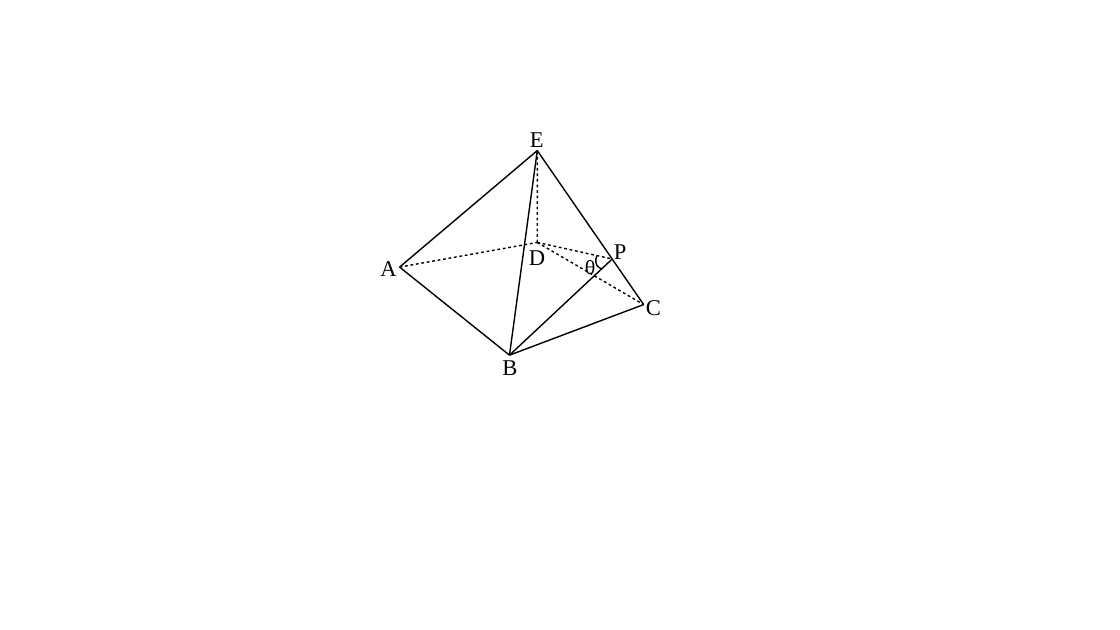
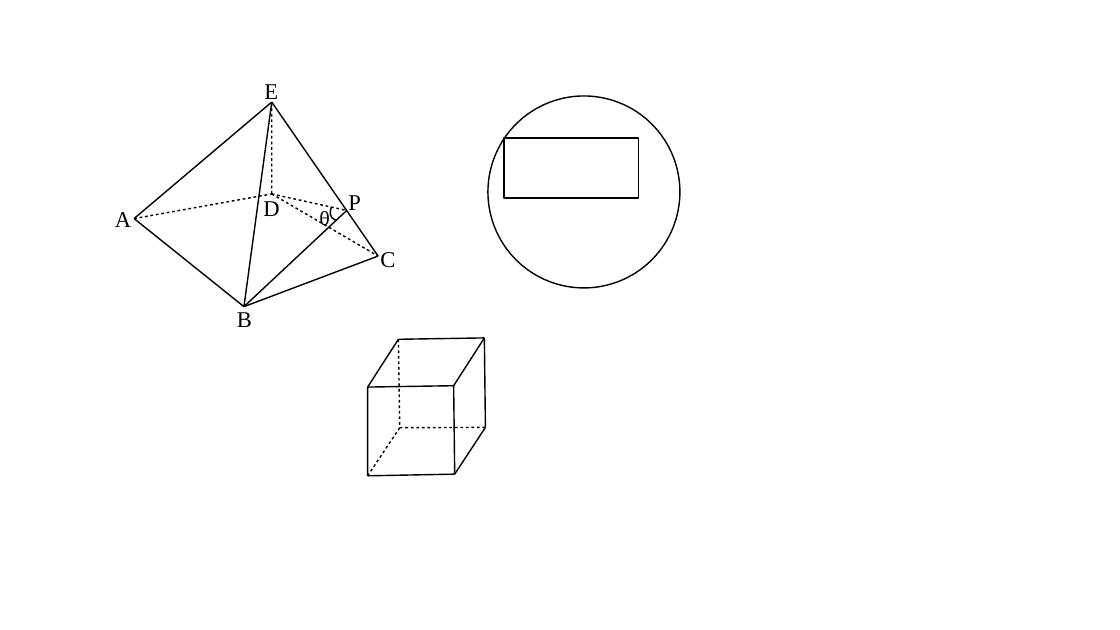
Before and after one commit to zz-zye/suneng, a slide deck: slide 4 of 1994/1994.odp. Drawn at 1120x630 pixels with LibreOffice and Linux fonts; fonts in the diff are those of the drawing. Boxes give left, top, right and bottom in pixels: in the first picture for what was removed or moved away, otherwise in the second. Text is boxed around its words. In the diff, an @@ line names an element or a change of style, - is before the commit and + after.

```diff
--- a/1994/1994.odp
+++ b/1994/1994.odp
@@ line added from (134, 219) to (271, 102), #000000 0.99 pt @@
@@ ellipse added at box(488, 96, 680, 288), outline #000000 0.99 pt @@
@@ rectangle added at box(504, 138, 639, 198), outline #000000 0.99 pt @@
@@ line added from (134, 219) to (271, 194), #000000 0.99 pt @@
@@ line moved from (399, 267) - (538, 150) to (271, 194) - (378, 256) @@
@@ line moved from (538, 243) - (644, 305) to (134, 219) - (244, 307) @@
@@ 7 texts, 5 lines, 1 freeform shape: place and size @@
-7 texts, 5 lines, 1 freeform shape at box(380, 132, 661, 375)
+7 texts, 5 lines, 1 freeform shape at box(115, 84, 395, 327)
@@ line moved from (399, 267) - (538, 243) to (244, 307) - (378, 256) @@
@@ line added from (398, 339) to (368, 387), #000000 0.99 pt @@
@@ line moved from (399, 267) - (509, 356) to (485, 338) - (398, 339) @@
@@ line added from (398, 339) to (399, 428), #000000 0.99 pt @@
@@ line moved from (509, 356) - (644, 305) to (485, 338) - (454, 386) @@
@@ line added from (486, 428) to (485, 338), #000000 0.99 pt @@
@@ line added from (368, 476) to (368, 387), #000000 0.99 pt @@
@@ line added from (454, 386) to (368, 387), #000000 0.99 pt @@
@@ line added from (455, 475) to (454, 385), #000000 0.99 pt @@
@@ line added from (399, 428) to (368, 476), #000000 0.99 pt @@
@@ line added from (399, 428) to (486, 428), #000000 0.99 pt @@
@@ line added from (455, 475) to (486, 428), #000000 0.99 pt @@
@@ line added from (455, 475) to (368, 476), #000000 0.99 pt @@
```
Also in this commit, not shown: 2 other slides changed, 1 slide added, 1 slide removed, 3 other files.
